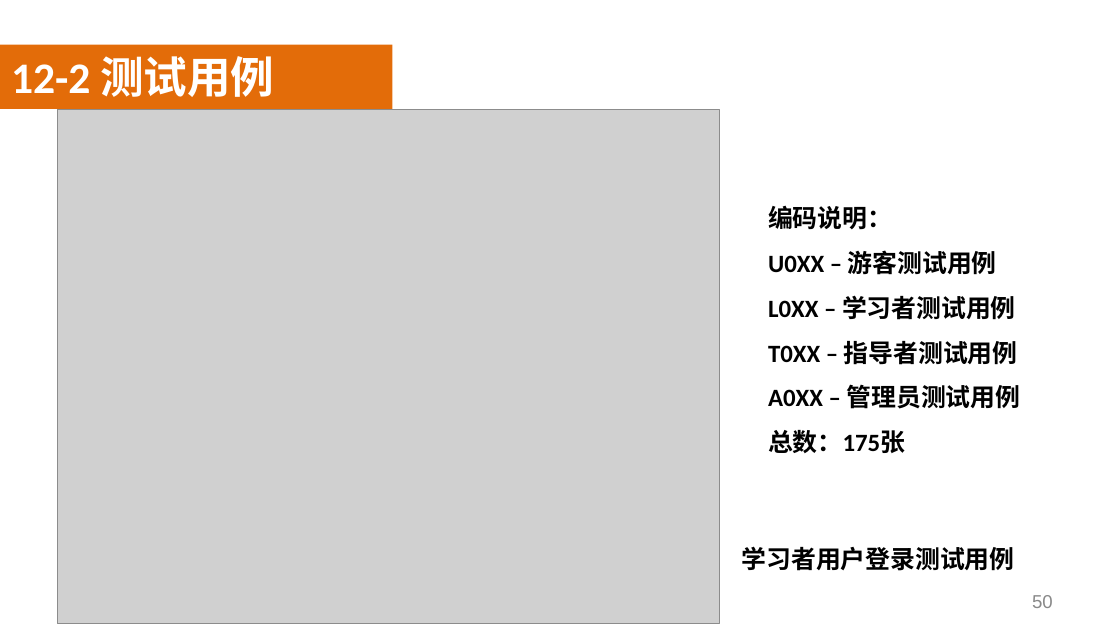
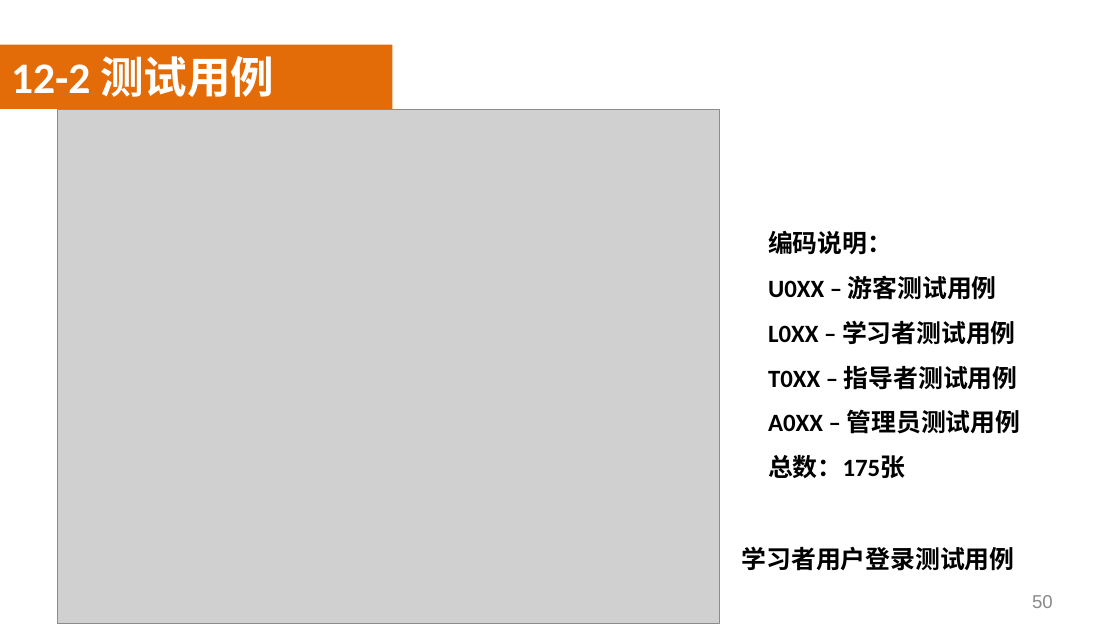
Before and after one commit to SoftwareRequirtmentsG02/Document, a slide deck: slide 50 of 案例教学系统/受控文档/分析设计/PPT/PRD2018-G02-SRS评审PPT.pptx. Drawn at 1120x630 pixels with LibreOffice and Linux fonts; fonts in the diff are those of the drawing; grey boxes stand for pictures; background and template pictures are left out. Boxes give left, top, right and bottom in pixels: in the first picture for what was removed or moved away, otherwise in the second. Text is boxed around its words. In the diff, an @@ line names an element or a change of style, - is before the commit and + after.

```diff
--- a/案例教学系统/受控文档/分析设计/PPT/PRD2018-G02-SRS评审PPT.pptx
+++ b/案例教学系统/受控文档/分析设计/PPT/PRD2018-G02-SRS评审PPT.pptx
@@ text "编码说明：": place and size @@
-text "编码说明：" at bbox=[768, 205, 1021, 453]
+text "编码说明：" at bbox=[768, 230, 1021, 478]
```
Also in this commit, not shown: 57 other slides changed, 2 other files.
